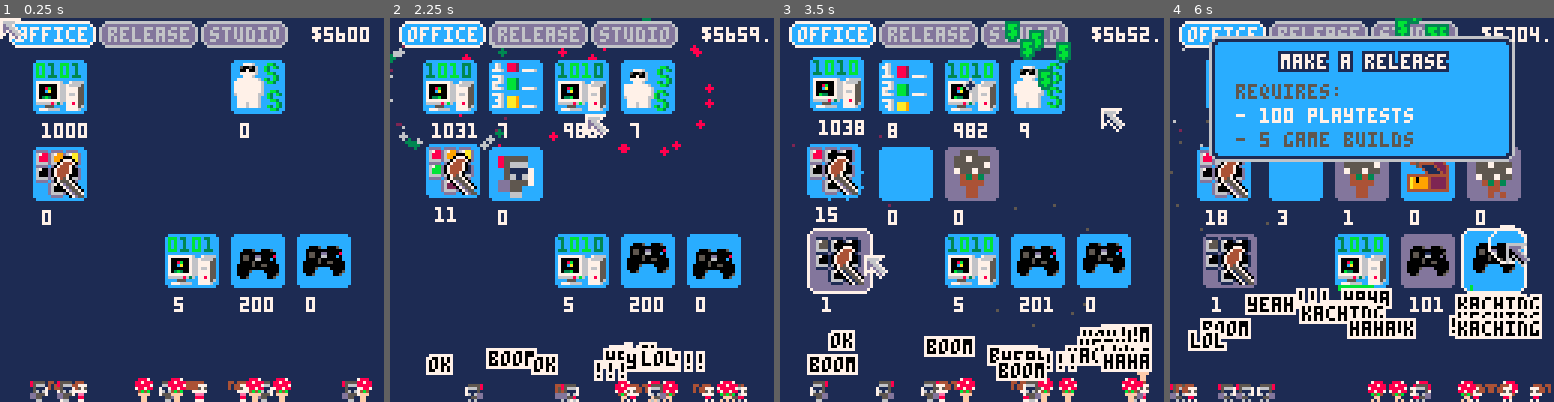
Above: before the commit, frames 1-4 (left to right).
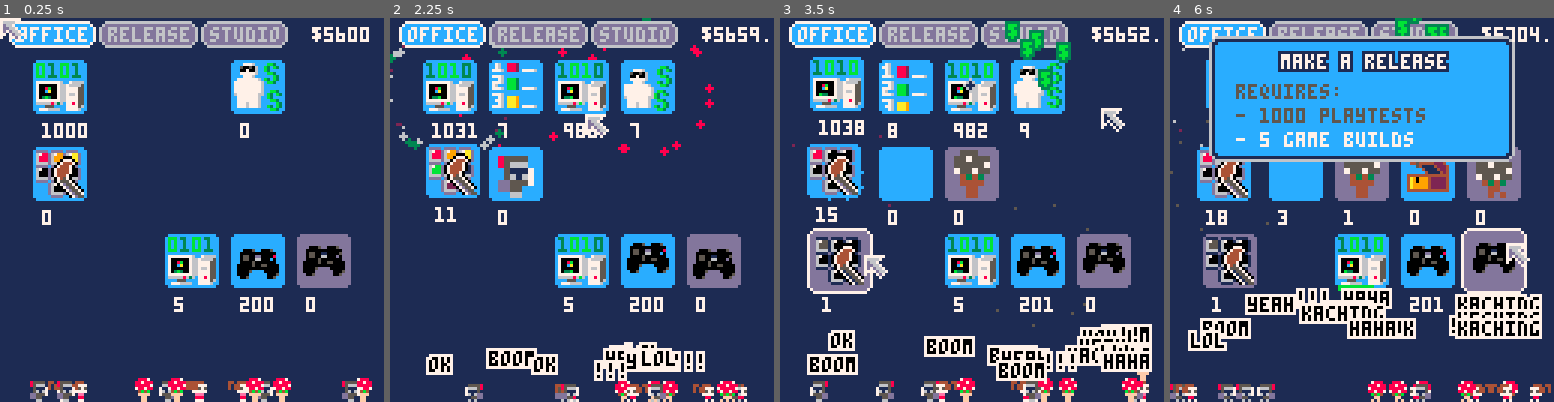
Above: after the commit, the same moments.

Repository: wesen/carts
Game: PICO-8 cartridge games/gamedevgame/gamedevgame.p8
Same seed, same stepped clock (60 frames per second), same inputs: the game is played once before the commit and once after it.
Inputs (mouse positions are in pixels of both pictures, inside the frame that each line leads up to):
- Up to frame 1 (0.25 s): no input
- Up to frame 2 (2.25 s): click (459, 121) at 0.67 s; click (520, 267) at 1.22 s; click (585, 114) at 1.77 s
- Up to frame 3 (3.5 s): click (1037, 259) at 2.32 s; click (1102, 106) at 2.87 s; click (864, 256) at 3.42 s
- Up to frame 4 (6 s): click (1315, 102) at 3.97 s; click (1381, 248) at 4.52 s; click (1442, 94) at 5.07 s; click (1507, 244) at 5.62 s

The runs differ from the first frame. In frame 1, 1.3% of the frame differs, in the area x 77-92%, y 56-71%; in frame 2, 1.3%; in frame 3, 1.3%; in frame 4, 5.0%, in the area x 17-94%, y 23-76%.

Commit message:
Need 1000 playtests to make a release

Diff:
--- a/games/gamedevgame/gamedevgame.p8
+++ b/games/gamedevgame/gamedevgame.p8
@@ -1375,7 +1375,7 @@
  "release",
  "releases",
  4,2,
- {build=5,playtest=100},
+ {build=5,playtest=1000},
  10,
  -- spr
  42,
--- a/games/gamedevgame/resources.lua
+++ b/games/gamedevgame/resources.lua
@@ -189,7 +189,7 @@
  "release",
  "releases",
  4,2,
- {build=5,playtest=100},
+ {build=5,playtest=1000},
  10,
  -- spr
  42,
